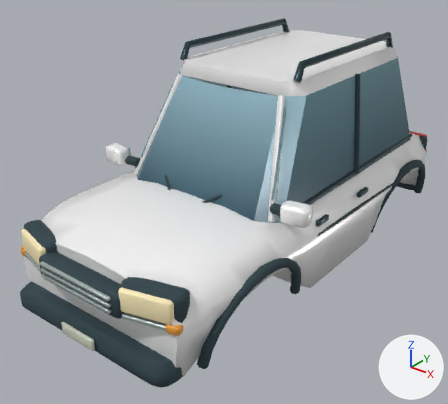
Renders of the glTF model assets/models/vehicles/summit.glb from each side of a commit.
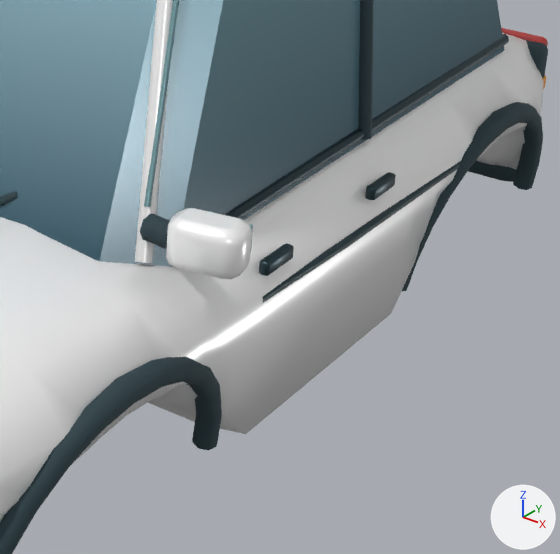
Each version is shown whole from a 50 mm camera at (2.64, -3.73, 2.87) aimed at (-0.12, -0.28, 0.74), then close up on the part from 48% to 96% of the width and 30% to 83% of the height. The lights are fixed; the arrows at lower right show +X, +Y and +Z. The older version's two pictures come first. Vertices at exactly the same position are counted once.

Objects in the first close-up: 'Chassis' and 1 more.
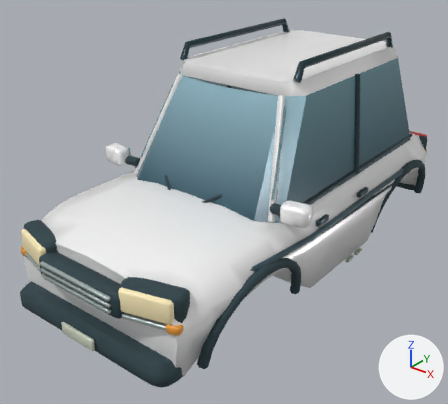
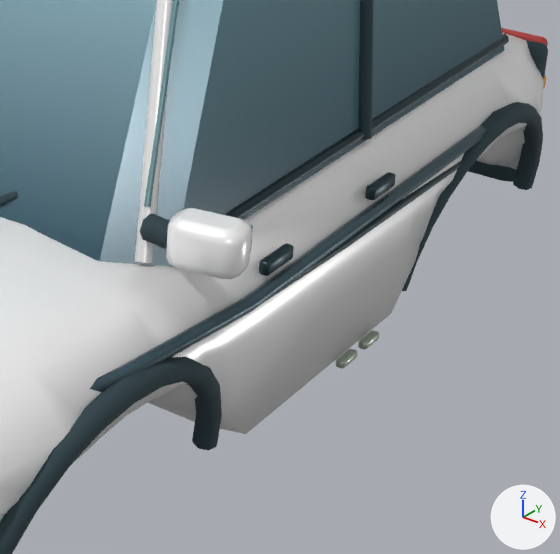
Changed parts and their boxes (x1, y1, x2, y2) in the close-ups (560 x 554 px):
part 1 of me_chassis, added: after (358, 330, 379, 349)
part 2 of me_chassis, added: after (336, 349, 357, 368)
part 3 of me_chassis, added: after (90, 125, 486, 392)
part 4 of me_chassis, edited (looks the same): (0, 0, 541, 522) in both

The change, as a list of edits to the scene's bpy script:
```text
Change me_chassis:
    used by ob_chassis; location = (0.0, 0.0, 0.0)
    remove me_chassis.from_pydata(...)  # 2853 vertices, 5498 faces; spans x -0.92..0.92, y -1.88..2.01, z 0.34..1.93
    add me_chassis.from_pydata(...)  # 3211 vertices, 6190 faces; spans x -0.92..0.92, y -1.88..2.01, z 0.34..1.93
    me_chassis part 1: the loose piece of 72 vertices spanning x 0.78..0.81, y 0.17..0.31, z 0.88..0.92 is copied, and the copy is scaled about its middle by (0.96, 0.646, 0.555), then moved by (0.02, 0.0, -0.51); it spans x 0.8..0.83, y 0.19..0.29, z 0.38..0.4
    me_chassis part 2: the loose piece of 72 vertices spanning x 0.78..0.81, y 0.17..0.31, z 0.88..0.92 is copied, and the copy is scaled about its middle by (0.96, 0.646, 0.555), then moved by (0.02, -0.14, -0.51); it spans x 0.8..0.83, y 0.05..0.15, z 0.38..0.4
    me_chassis part 3: a new loose piece of 35 vertices spanning x 0.65..0.84, y -1.48..1.46, z 0.78..0.89, in mat_metal
    me_chassis part 4: 1474 kept faces spanning x -0.91..0.91, y -1.88..2.01, z 0.36..1.81 get new vertex colours
    other edits to the shape of me_chassis do not show in these pictures
```
